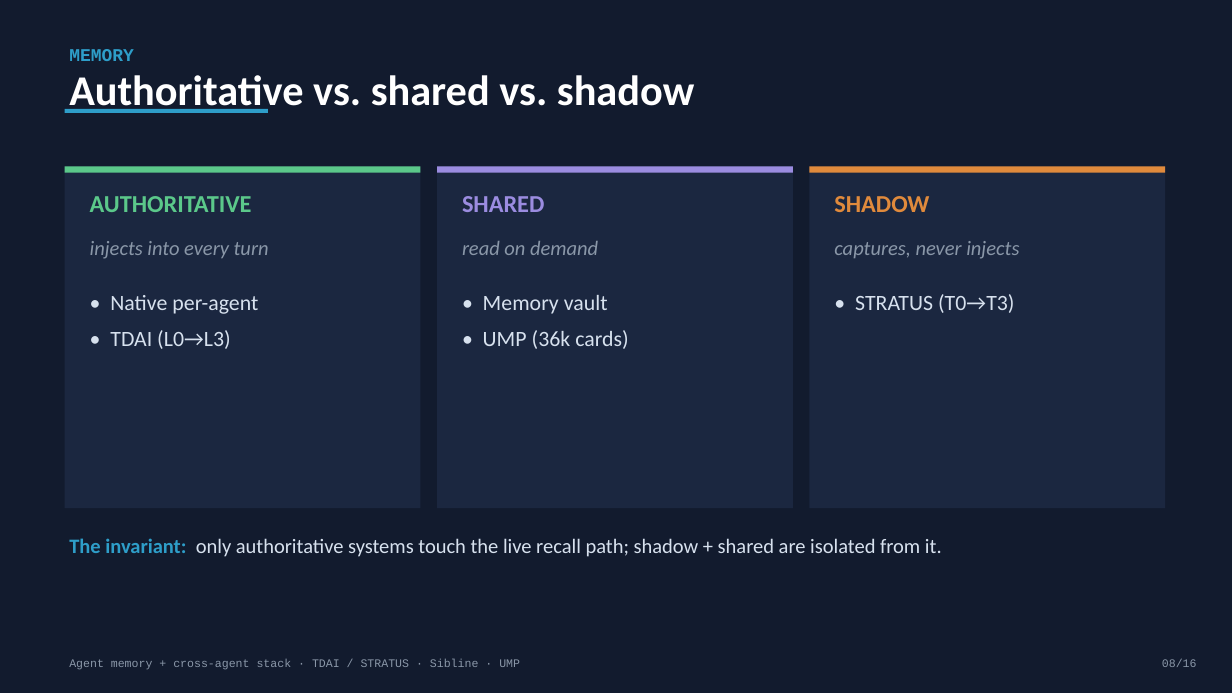
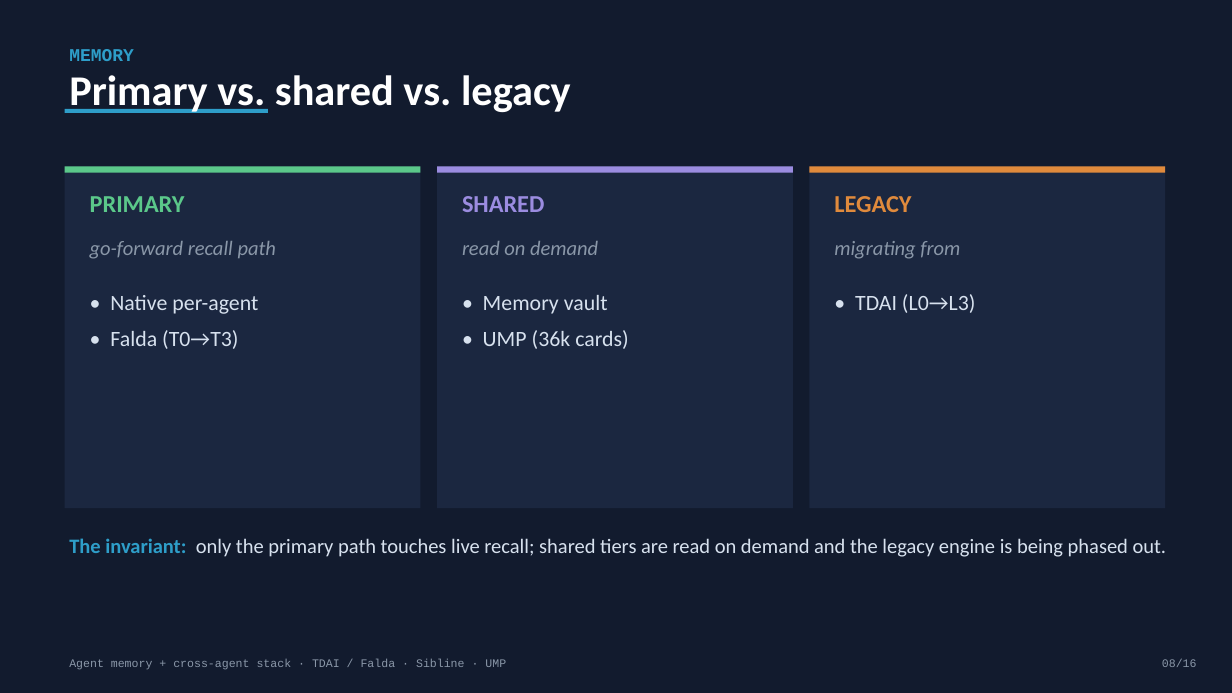
Before and after one commit to rick-stevens-ai/AGENT-MEMORY, a slide deck: slide 8 of decks/tdai-memory-system.pptx. Drawn at 1232x693 pixels with LibreOffice and Linux fonts; fonts in the diff are those of the drawing. Boxes give left, top, right and bottom in pixels: in the first picture for what was removed or moved away, otherwise in the second. Text is boxed around its words. In the diff, an @@ line names an element or a change of style, - is before the commit and + after.

Commit message:
Rename STRATUS -> Falda across whitepaper, READMEs, deck generator + deck
- Whitepaper 'TDAI, Falda, UMP'; repo URLs -> rick-stevens-ai/falda
- tdai/build_deck.py: Falda = go-forward primary, TDAI = predecessor
  being migrated from (drop 'shadow' framing); deck regenerated (16 slides)
- Old STRATUS decks archived under _archive/stratus-prerename-20260627/
- 0 stratus refs outside _archive

```diff
--- a/decks/tdai-memory-system.pptx
+++ b/decks/tdai-memory-system.pptx
@@ text at box(69, 75, 571, 113): text changed @@
-Authoritative vs. shared vs. shadow
+Primary vs. shared vs. legacy
@@ text at box(90, 196, 185, 212): text changed @@
-AUTHORITATIVE
+PRIMARY
@@ text at box(834, 196, 911, 212): text changed @@
-SHADOW
+LEGACY
@@ text at box(90, 241, 276, 259): text changed @@
-injects into every turn
+go-forward recall path
@@ text at box(834, 241, 960, 259): text changed @@
-captures, never injects
+migrating from
@@ text at box(855, 294, 976, 313): text changed @@
-• STRATUS (T0→T3)
+• TDAI (L0→L3)
@@ text at box(110, 330, 238, 349): text changed @@
-• TDAI (L0→L3)
+• Falda (T0→T3)
@@ text at box(69, 538, 1167, 557): text changed @@
-The invariant: only authoritative systems touch the live recall path; shadow + shared are isolated from it.
+The invariant: only the primary path touches live recall; shared tiers are read on demand and the legacy engine is being phased out.
@@ text at box(69, 659, 506, 670): text changed @@
-Agent memory + cross-agent stack · TDAI / STRATUS · Sibline · UMP
+Agent memory + cross-agent stack · TDAI / Falda · Sibline · UMP
```
Also in this commit, not shown: 15 other slides changed, 13 other files.
